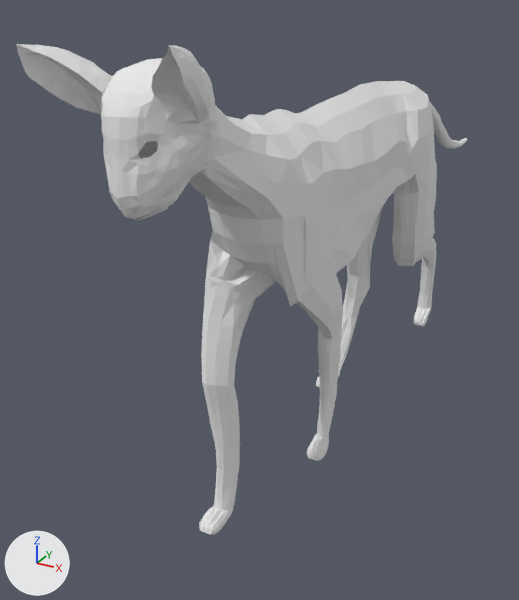
Renders of the OBJ model Projet/Projet/3DAnimation/model/cat_walk_1.obj from each side of a commit.
Both versions are drawn from a 50 mm lens placed at (3.97, -9.95, 6.69), pointed at (-1.34, -0.3, 1.87). Lighting does not change. The marker at lower left points along +X, +Y and +Z. Where no turn or scale is listed for an object, it has been applied to the vertices.

Objects in the first picture: 'cat_catMesh'.
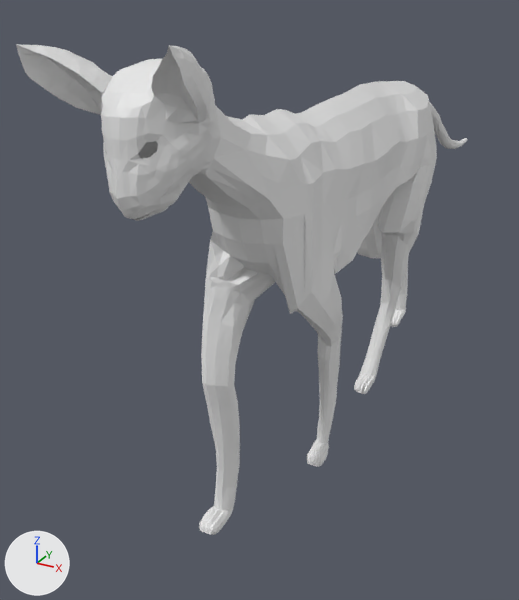
The newer file is also turned or shifted as a whole; pictures and numbers use the older file's frame.

Pixel boxes (x1, y1, x2, y2) of what changed, in the pictures (519 x 600 px; the box of a moved part takes in the faces that stretch with it):
part 1 of me_cat_catmesh, moved or reshaped: before (269, 111, 437, 461); after (269, 111, 437, 467)
part 2 of me_cat_catmesh, shading changed: (16, 44, 468, 535) in both

Edits to the bpy script that builds the scene:
```text
Change me_cat_catmesh:
    used by ob_cat_catmesh; location = (0.0, 0.0, 0.0)
    remove me_cat_catmesh.from_pydata(...)  # 3255 vertices, 6484 faces; spans x -1.03..0.77, y -5.32..7.31, z -0.03..6.28
    add me_cat_catmesh.from_pydata(...)  # 3255 vertices, 6484 faces; spans x -1.03..0.78, y -5.32..7.31, z -0.03..6.28
    me_cat_catmesh part 1: 1272 of 3255 vertices moved; they spanned x -0.79..0.77, y -2.7..4.26, z -0.03..4.78 and now span x -0.75..0.78, y -2.7..4.14, z -0.03..5.01; mean shift (0.04, -0.01, -0.03); largest move (0.35, 3.86, 0.11) -> (0.26, 0.61, 0.27)
    me_cat_catmesh part 2: edges marked sharp go from 8804 to 8809
```
